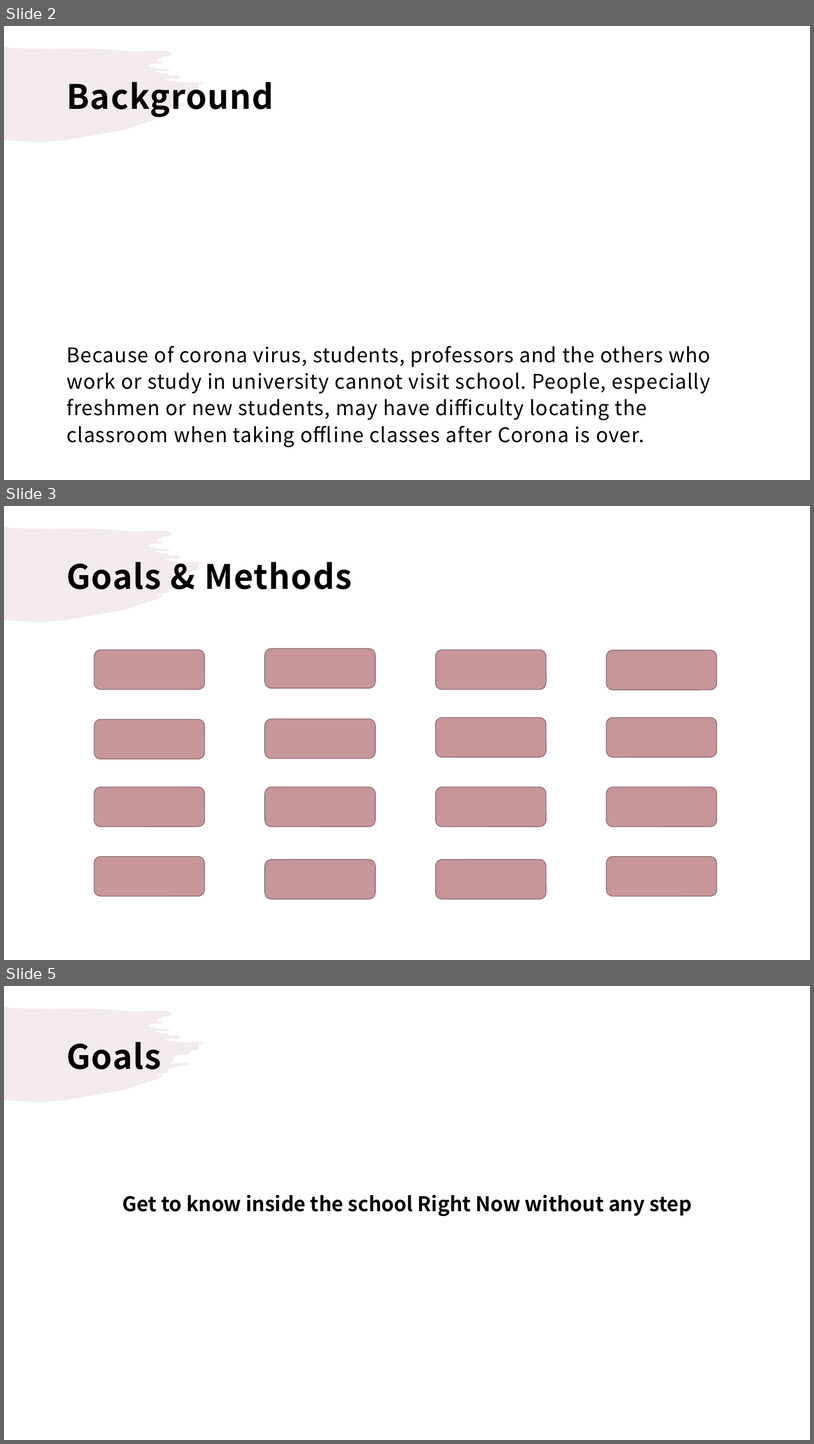
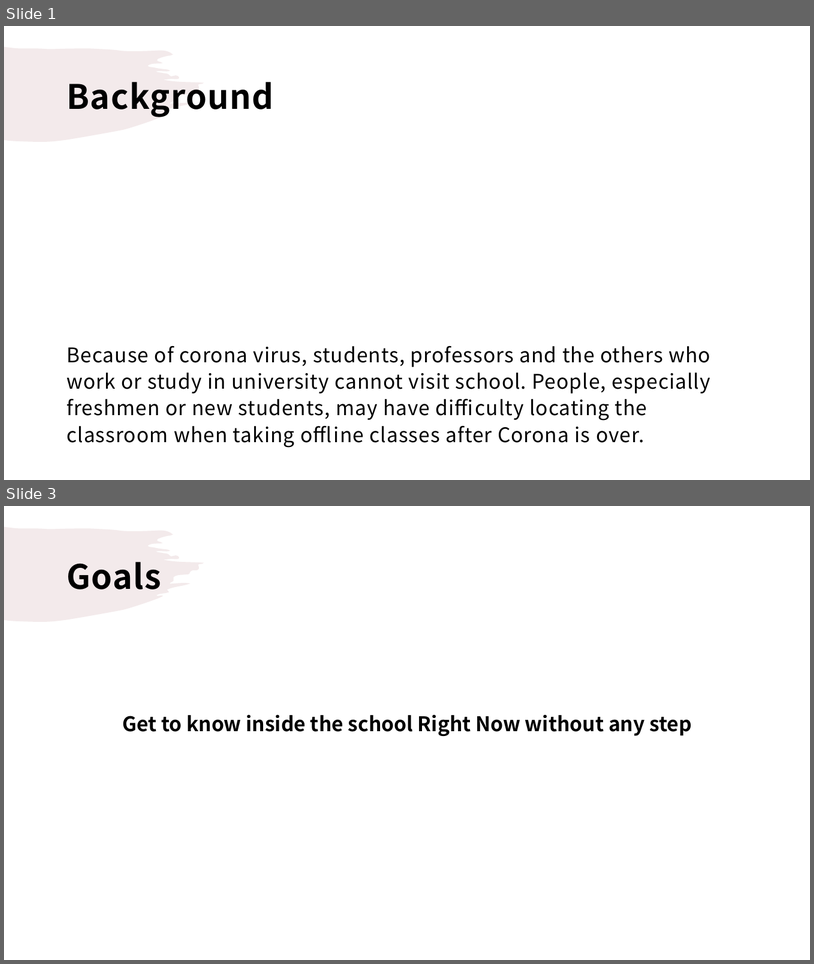
Before and after one commit to droongma/2021spring_41class_team13, a slide deck: 황석진 제안서 작성중.pptx. Shown one above the other, each under a label of ours: slides 2, 3 and 5 before the commit, slides 1 and 3 after it; the slides between them are not shown. The pictures are 814x1444 and 814x964 pixels, drawn with LibreOffice and Linux fonts; fonts in the diff are those of the drawing. Boxes give left, top, right and bottom in pixels: in the first picture for what was removed or moved away, otherwise in the second. Text is boxed around its words. In the diff, an @@ line names an element or a change of style, - is before the commit and + after.

Commit message:
황석진 제안서 Goal & method 부분 작성 완료 - 첨삭 필요

```diff
--- a/황석진 제안서 작성중.pptx
+++ b/황석진 제안서 작성중.pptx
@@ slide 3 removed at (4, 506, 810, 960), background #FFFFFF; not listed: 1 template element that a slide beside it also shows @@
@@ title removed at (66, 562, 353, 589) @@
-Goals & Methods
@@ rounded rectangle removed at (266, 649, 376, 688) @@
@@ rounded rectangle removed at (94, 650, 205, 690) @@
@@ rounded rectangle removed at (436, 650, 546, 690) @@
@@ rounded rectangle removed at (606, 650, 717, 690) @@
@@ rounded rectangle removed at (94, 719, 205, 758) @@
@@ rounded rectangle removed at (266, 719, 376, 758) @@
@@ rounded rectangle removed at (436, 717, 546, 756) @@
@@ rounded rectangle removed at (606, 717, 717, 756) @@
@@ rounded rectangle removed at (94, 787, 205, 826) @@
@@ rounded rectangle removed at (266, 787, 376, 826) @@
@@ rounded rectangle removed at (436, 787, 546, 826) @@
@@ rounded rectangle removed at (606, 787, 717, 826) @@
@@ rounded rectangle removed at (94, 856, 205, 895) @@
@@ rounded rectangle removed at (266, 859, 376, 898) @@
@@ rounded rectangle removed at (436, 859, 546, 898) @@
@@ rounded rectangle removed at (606, 856, 717, 895) @@
@@ what was slide 2 is now slide 1 @@
@@ what was slide 5 is now slide 3 @@
```
Also in this commit, not shown: 3 slides changed, 4 slides added, 3 other slides removed.
